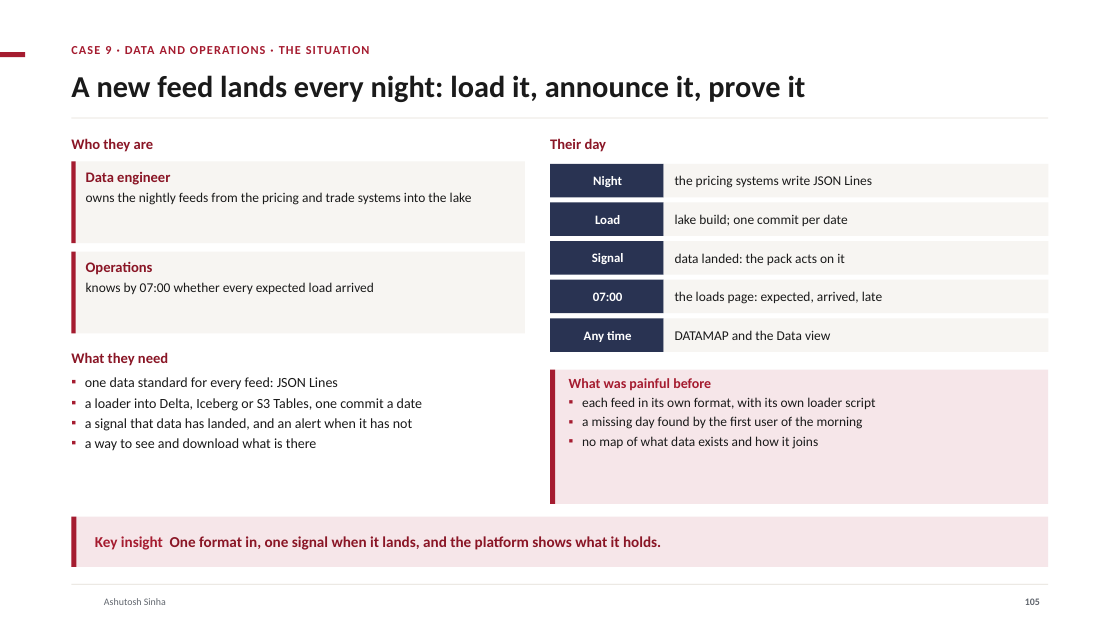
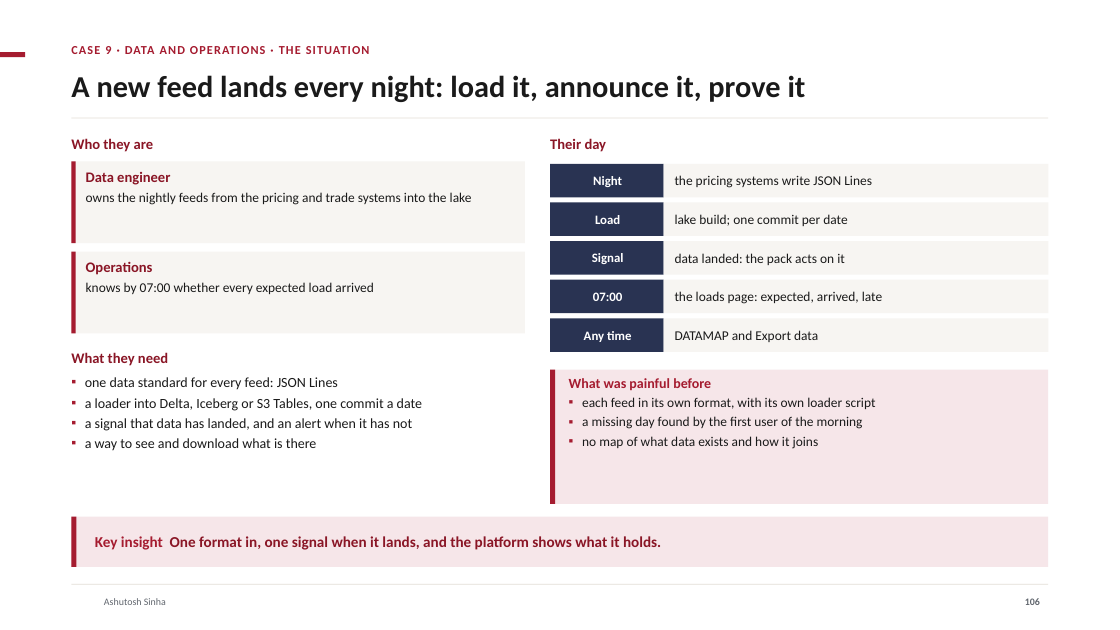
Before and after one commit to ajsinha/drishti, a slide deck: slide 106 of docs/publications/Drishti-Design-and-Evidence.pptx (slide 105 before the commit). Drawn at 1120x630 pixels with LibreOffice and Linux fonts; fonts in the diff are those of the drawing; background and template pictures are left out. Boxes give left, top, right and bottom in pixels: in the first picture for what was removed or moved away, otherwise in the second. Text is boxed around its words. In the diff, an @@ line names an element or a change of style, - is before the commit and + after.

```diff
--- a/docs/publications/Drishti-Design-and-Evidence.pptx
+++ b/docs/publications/Drishti-Design-and-Evidence.pptx
@@ text at (675,330,818,342): text changed @@
-DATAMAP and the Data view
+DATAMAP and Export data
```
Also in this commit, not shown: 12 other slides changed, 2 slides added, 3 other files.
